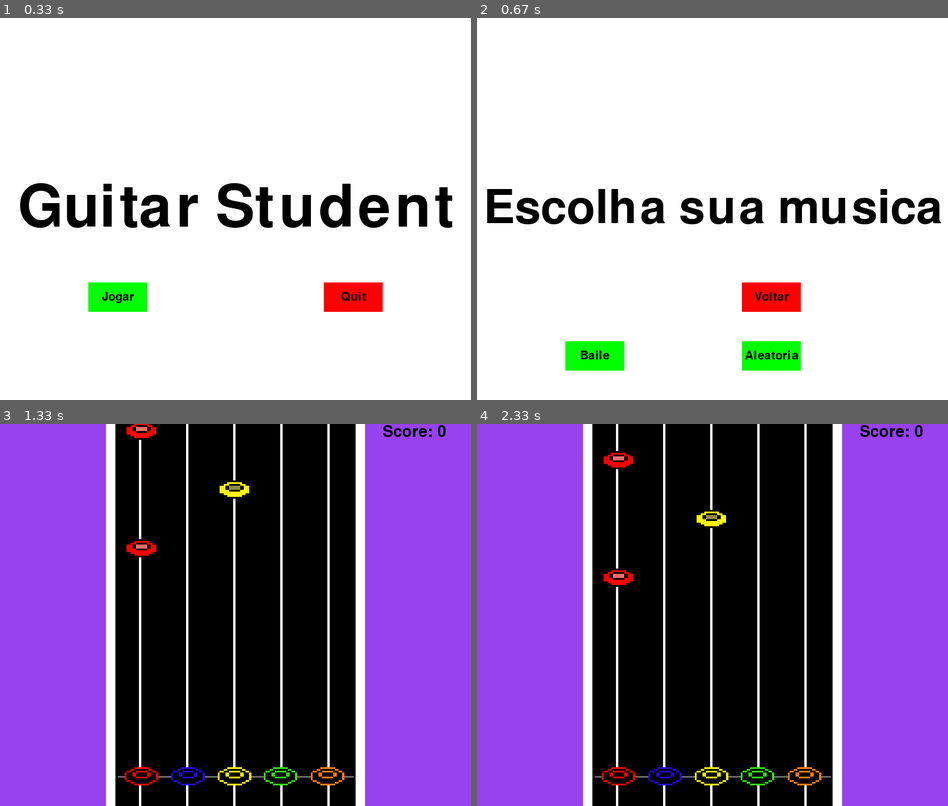
Above: before the commit, frames 1-4 (two rows, left to right).
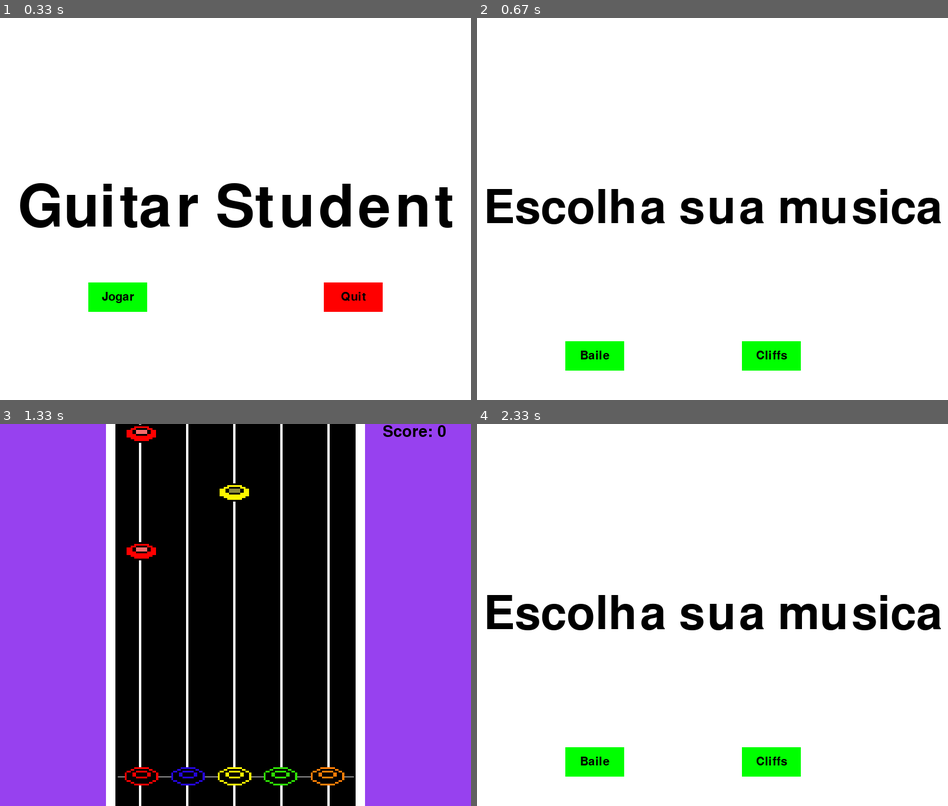
Above: after the commit, the same moments.

Repository: claraluques/projeto-dsoft
Game: pygame game, started from mods_do_pedrao.py
The game is run twice, just before and just after one commit, with the same random seed, the same clock (stepped at 60 frames per second) and the same inputs.
Inputs (mouse positions are in pixels of both pictures, inside the frame that each line leads up to):
- Up to frame 1 (0.33 s): no input
- Up to frame 2 (0.67 s): click "Jogar" at 0.38 s
- Up to frame 3 (1.33 s): press the mouse at (292, 760) at 0.7 s; move the mouse to (292, 706) at 0.8 s; release the mouse at (292, 649) at 0.93 s; hold Q from 1 s (still down); hold Up from 1 s (still down); move the mouse to (244, 485) at 1.03 s
- Up to frame 4 (2.33 s): release Q at 1.47 s; release Up at 1.47 s; tap Esc at 1.5 s; press the mouse at (769, 760) at 1.87 s; move the mouse to (698, 725) at 1.97 s; release the mouse at (623, 691) at 2.1 s; press the mouse at (594, 702) at 2.2 s; move the mouse to (575, 676) at 2.3 s

Frame 1 is identical in both runs. In frame 2, 1.1% of the frame differs, in the area x 56-69%, y 69-90%; in frame 3, 0.5%; in frame 4, 93%, in the area x 0-100%, y 0-100%.

Commit message:
concertei o erro do PERFECT

Diff:
--- a/classe_teclas.py
+++ b/classe_teclas.py
@@ -42,7 +42,7 @@
         d = -d
 
     status = None
-    if d < 10:
+    if d < 100:
         print('PERFECT')
         score +=3
         status = "PERFECT"
--- a/mods_do_pedrao.py
+++ b/mods_do_pedrao.py
@@ -1,39 +1,12 @@
+#import os
+#os.environ['SDL_VIDEODRIVER'] = 'windib'
 import pygame
 import classe_musicas as m
 import classe_teclas as t
 
-def process_key(y, score):
-    d1 = y - 550
-    if d1 < 0:
-        d1 = -d1
-    if d1 < 5:
-        print('PERFECT')
-        Perfect(650,100)
-#        y = random.randrange(-600,0)
-        score +=3
-        print("SCORE: {0}".format(score))
-
-    elif d1 < 15:
-        print ("VERY GOOD")
-        score += 2
-        print("SCORE: {0}".format(score))
-#        y =random.randrange(-600,0)
-    elif d1 < 25:
-        print ("GOOD")
-        score += 1
-        print("SCORE: {0}".format(score))
-#        y = random.randrange(-600,0)
-    elif d1 < 100:
-        m.erro()
-        print("MISSED")
-#   elif y > 550:
-
-    return(score)
-
 pygame.init()
 
 pygame.mixer.init(44100, -16,2,2048)
-#pygame.mixer.music.load(m.audio1())
 
 display_width = 800
 display_height = 650
@@ -48,61 +21,37 @@
 green = (0,255,0)
 bright_green = (0,200,0)
 
+FPS = 60
+
 gameDisplay = pygame.display.set_mode((display_width, display_height))
 pygame.display.set_caption(('Guitar Student!'))
+
+gameIcon = pygame.image.load('icone.png') #mudar icone
+pygame.display.set_icon(gameIcon)
+
 clock = pygame.time.Clock()
 crashed = False
 
+#movie = pygame.movie.Movie('fogoqueimando.mpeg')
+#screen = pygame.display.set_mode(movie.get_size())
+#movie_screen = pygame.Surface(movie.get_size()).convert()
+
+
+
 gerente_imagens = t.GerenciadorImagens()
+
+bg = pygame.image.load("fundofogo.png")
 
 guitarraImg = pygame.image.load('guitarra.png')
 guitarraImg = pygame.transform.scale(guitarraImg, (800,650))
 
 pause = False
 
-
-modo = 0 #0: modo normal 1: modo aleatorio
-
-#botoes = []
-#for i in range(5):
-#    filename = 'botao{0}.png'.format(i+1)
-#    botaoImg = pygame.image.load(filename)
-#    botaoImg = pygame.transform.scale(botaoImg, (100,100))
-#
-#    botoes.append(botaoImg)
+modo = -1
 
 PerfectImg = pygame.image.load('Perfect.sprite.png')
 PerfectImg = pygame.transform.scale(PerfectImg, (100,100))
 
-#bot1Img = pygame.image.load('botao1.png')
-#bot1Img = pygame.transform.scale(bot1Img, (100,100))
-#
-#bot2Img = pygame.image.load('botao2.png')
-#bot2Img = pygame.transform.scale(bot2Img, (100,100))
-#
-#bot3Img = pygame.image.load('botao3.png')
-#bot3Img = pygame.transform.scale(bot3Img, (100,100))
-#
-#bot4Img = pygame.image.load('botao4.png')
-#bot4Img = pygame.transform.scale(bot4Img, (100,100))
-#
-#bot5Img = pygame.image.load('botao5.png')
-#bot5Img = pygame.transform.scale(bot5Img, (100,100))
-#
-#def bot1(x, y1):
-#    gameDisplay.blit(bot1Img,(x,y1))
-#
-#def bot2(x, y2):
-#    gameDisplay.blit(bot2Img,( x+79 , y2))
-#
-#def bot3(x, y3):
-#    gameDisplay.blit(bot3Img,(x+158 , y3))
-#
-#def bot4(x, y4):
-#    gameDisplay.blit(bot4Img,(x+236 , y4))
-#
-#def bot5(x, y5):
-#    gameDisplay.blit(bot5Img,(x+316 , y5))
 def bot(x,y,Img):
     botImg = pygame.image.load(Img)
     botImg = pygame.transform.scale(botImg, (100,100))
@@ -113,15 +62,12 @@
     text = font.render("Score: "+str(count), True, black)
     gameDisplay.blit(text,(650,0))
 
-
 def Perfect(x, y):
     gameDisplay.blit(PerfectImg ,(650, 200))
-
 
 def text_objects(text, font):
     textSurface = font.render(text, True, black)
     return textSurface, textSurface.get_rect()
-
 
 def button(msg,x,y,w,h,ic,ac,action):
     mouse = pygame.mouse.get_pos()
@@ -140,12 +86,27 @@
     textRect.center = ( (x+(w/2)), (y+(h/2)) )
     gameDisplay.blit(textSurf, textRect)
 
+def imagebutton(x,y,w,h,imagem1,imagem2,action):
+    mouse = pygame.mouse.get_pos()
+    click = pygame.mouse.get_pressed()
+
+    if x+w > mouse[0] > x and y+h > mouse[1] > y:
+        Imgbotao = pygame.image.load(imagem1)
+        Imgbotao = pygame.transform.scale(Imgbotao, (w,h))
+        gameDisplay.blit(Imgbotao,(x , y))
+
+        if click[0] == 1 and action != None:
+           action()
+    else:
+       Img2botao = pygame.image.load(imagem2)
+       Img2botao = pygame.transform.scale(Img2botao, (w,h))
+       gameDisplay.blit(Img2botao,(x , y))
+
+
 def sair_jogo():
-    global intro, escolha,Menu
+    global intro, escolha
     escolha = "Sair"
     intro = False
-    Menu = False
-
 
 def sair_jogo2():
     pygame.quit()
@@ -167,9 +128,12 @@
     loop_jogo()
 
 def game_intro():
-    global intro,Menu
+    global intro, Menu, FPS, movie, movie_screen, screen
 
     intro = True
+#    movie.set_display(movie_screen)
+#    movie.play()
+
 
     pygame.mixer.music.load('musicaintro.mp3')
     pygame.mixer.music.play(0)
@@ -179,24 +143,31 @@
         for event in pygame.event.get():
 
             if event.type == pygame.QUIT:
-                pygame.quit()
+#                movie.stop()
+#                pygame.quit()
                 quit()
 
 
 
+
+
+#        screen.blit(movie_screen,(0,0))
         gameDisplay.fill(white)
+#        gameDisplay.blit(bg, (0, 0))
         largeText = pygame.font.Font('freesansbold.ttf',100)
+
         TextSurf, TextRect = text_objects("Guitar Student", largeText)
         TextRect.center = ((display_width/2),(display_height/2))
         gameDisplay.blit(TextSurf, TextRect)
 
-#        button("GO!",150,450,100,50,green,bright_green,loop_jogo)
-        button("Quit",550,450,100,50,red,bright_red,sair_jogo)
+
+        button("Quit",550,450,100,50,red,bright_red,sair_jogo2)
         button("Jogar",150,450,100,50,green,bright_green,Menu_musica)
 
+
+
         pygame.display.update()
-        clock.tick(15)
-
+        clock.tick(FPS)
 
 
 
@@ -212,6 +183,8 @@
             if event.type == pygame.QUIT:
                 pygame.quit()
                 quit()
+
+
 
         gameDisplay.fill(white)
         largeText = pygame.font.Font('freesansbold.ttf',100)
@@ -220,14 +193,14 @@
         gameDisplay.blit(TextSurf, TextRect)
         pygame.mixer.music.pause()
 
-        button("Continue",150,450,100,50,green,bright_green,unpause)
-        button("Menu",350,450,100,50,blue,bright_blue,game_intro)
+        button("Continuar",150,450,100,50,green,bright_green,unpause)
+#        button("Menu",350,450,100,50,blue,bright_blue,game_intro)
+        imagebutton(350,450,200,100,'menu1.png','menu2.png', game_intro)
+
         button("Quit",550,450,100,50,red,bright_red,sair_jogo2)
 
         pygame.display.update()
         clock.tick(15)
-
-
 
 def Menu_musica():
     global Menu,escolha
@@ -249,10 +222,8 @@
         TextRect.center = ((display_width/2),(display_height/2))
         gameDisplay.blit(TextSurf, TextRect)
 
-#        button("GO!",150,450,100,50,green,bright_green,loop_jogo)
-        button("Voltar",450,450,100,50,red,bright_red,game_intro)
         button("Baile",150,550,100,50,green,bright_green,escolha_modo1)
-        button("Aleatoria",450,550,100,50,green,bright_green,escolha_modo3)
+        button("Cliffs",450,550,100,50,green,bright_green,escolha_modo3)
 
 
         pygame.display.update()
@@ -262,8 +233,6 @@
         loop_jogo2()
     elif escolha == "Sair":
         sair_jogo2()
-
-
 
 
 def loop_jogo():
@@ -275,34 +244,24 @@
 def loop_jogo2():
     ganhou = False
 
-    musica1 = m.musica(modo)
-    listay1 = musica1[0]
-    listay2 = musica1[1]
-    listay3 = musica1[2]
-    listay4 = musica1[3]
-    listay5 = musica1[4]
-
-
-    x = (190)
-
-    #y1 =random.randrange(-600,0)
-    #y2 =random.randrange(-600,0)
-    #y3 =random.randrange(-600,0)
-    #y4 =random.randrange(-600,0)
-    #y5 =random.randrange(-600,0)
+    musica = m.musica(modo)
+    listay1 = musica[0]
+    listay2 = musica[1]
+    listay3 = musica[2]
+    listay4 = musica[3]
+    listay5 = musica[4]
+
+    x = 190
+
+    count_perfect = -1
 
     y_change = 5
 
-    #xacerto1 = display_height*0.8
-    #xacerto2 = display_height
-
     score = 0
 
     frames= 0
 
     crashed = False
-
-#    videointro.stop()
 
     while not crashed:
         global pause
@@ -310,11 +269,11 @@
         gameDisplay.fill(purple)
         gameDisplay.blit(guitarraImg, (0, 0))
         pygame.draw.line(gameDisplay, white ,[200,600], [600,600], 1)
-        bot1 = bot(x,543,'buraco1.png')
-        bot2 = bot(x+79,543,'buraco2.png')
-        bot3 = bot(x+158,543,'buraco3.png')
-        bot4 = bot(x+236,543,'buraco4.png')
-        bot5 = bot(x+316,543,'buraco5.png')
+        bot(x,543,'buraco1.png')
+        bot(x+79,543,'buraco2.png')
+        bot(x+158,543,'buraco3.png')
+        bot(x+236,543,'buraco4.png')
+        bot(x+316,543,'buraco5.png')
 
         Score(score)
 
@@ -327,7 +286,6 @@
             if y1 < miny:
                 miny = y1
 
-
         for i in range (len(listay2)):
             y2 = listay2[i]
             gerente_imagens.tecla2(x, y2, gameDisplay)
@@ -357,14 +315,13 @@
                 miny = y5
 
         if miny >= display_height:
-            musica1 = m.musica(modo)
-            listay1 = musica1[0]
-            listay2 = musica1[1]
-            listay3 = musica1[2]
-            listay4 = musica1[3]
-            listay5 = musica1[4]
-
-
+            musica = m.musica(modo)
+            listay1 = musica[0]
+            listay2 = musica[1]
+            listay3 = musica[2]
+            listay4 = musica[3]
+            listay5 = musica[4]
+        status = None
         for event in pygame.event.get():
             if event.type == pygame.QUIT:
                 crashed = True
@@ -373,27 +330,28 @@
                 if event.key == pygame.K_q:
                     for i in range (len(listay1)):
                         y1 = listay1[i]
-                        score = process_key(y1, score)
+                        score,status = t.process_key1(y1, score)
 
                 elif event.key == pygame.K_w:
                     for i in range (len(listay2)):
                         y2 = listay2[i]
-                        score = process_key(y2, score)
+                        score,status = t.process_key2(y2, score)
 
                 elif event.key == pygame.K_e:
                     for i in range (len(listay3)):
                         y3 = listay3[i]
-                        score = process_key(y3, score)
+                        score,status = t.process_key3(y3, score)
 
                 elif event.key == pygame.K_r:
                     for i in range (len(listay4)):
                         y4 = listay4[i]
-                        score = process_key(y4, score)
+                        score,status = t.process_key4(y4, score)
 
                 elif event.key == pygame.K_t:
                     for i in range (len(listay5)):
                         y5 = listay5[i]
-                        score = process_key(y5, score)
+                        score,status = t.process_key5(y5, score)
+
                 elif event.key == pygame.K_ESCAPE:
                     pause = True
                     paused()
@@ -401,36 +359,23 @@
             if event.type == pygame.KEYUP:
                 if event.key == pygame.K_DOWN or event.key == pygame.K_UP:
                     y_change = 0
-
-    #    bot1(x, y1)
-    #    bot2(x, y2)
-    #    bot3(x, y3)
-    #    bot4(x, y4)
-    #    bot5(x, y5)
-
-    #    if y1 > display_height:
-    #        y1 = random.randrange(-200,0)
-    #
-    #    if y2 > display_height:
-    #        y2 = random.randrange(-100,0)
-    #
-    #    if y3 > display_height:
-    #        y3 = random.randrange(-400,0)
-    #
-    #    if y4 > display_height:
-    #        y4 = random.randrange(-250,0)
-    #
-    #    if y5 > display_height:
-    #        y5 = random.randrange(-300,0)
-
 
         if score == 100:
             ganhou = True
         if ganhou == True:
             crashed = True
 
+        if status == "PERFECT":
+            count_perfect = 0
+
+        if count_perfect >= 0:
+            print("funcionou")
+            count_perfect += 1
+            if count_perfect > 100:
+                count_perfect = -1
+
         pygame.display.update()
-        clock.tick(60)
+        clock.tick(FPS)
         frames += 1
 
 game_intro()
--- a/pygame tutorial.py
+++ b/pygame tutorial.py
@@ -163,7 +163,7 @@
 
         #button("Quit",550,450,100,50,red,bright_red,sair_jogo)
 #        button("Quit",550,450,100,50,red,bright_red,sair_jogo)
-        imagebutton(500,450,200,100,'sair2.png','sair1.png',sair_jogo)
+        imagebutton(500,450,200,100,'sair2.png','sair1.png',sair_jogo2)
         imagebutton(100,450,200,100,'jogar2.png','jogar1.png',Menu_musica)
 #        button("Jogar",150,450,100,50,green,bright_green,Menu_musica)
 
@@ -202,7 +202,7 @@
         imagebutton(350,450,200,100,'menu1.png','menu2.png', game_intro)
 
 #        button("Quit",550,450,100,50,red,bright_red,sair_jogo2)
-        imagebutton(500,450,200,100,'sair2.png','sair1.png',sair_jogo)
+        imagebutton(500,450,200,100,'sair2.png','sair1.png',sair_jogo2)
 
         pygame.display.update()
         clock.tick(15)
@@ -343,26 +343,36 @@
                     for i in range (len(listay1)):
                         y1 = listay1[i]
                         score,status = t.process_key1(y1, score)
+                        if status != None:
+                            break
 
                 elif event.key == pygame.K_w:
                     for i in range (len(listay2)):
                         y2 = listay2[i]
                         score,status = t.process_key2(y2, score)
+                        if status != None:
+                            break
 
                 elif event.key == pygame.K_e:
                     for i in range (len(listay3)):
                         y3 = listay3[i]
                         score,status = t.process_key3(y3, score)
+                        if status != None:
+                            break
 
                 elif event.key == pygame.K_r:
                     for i in range (len(listay4)):
                         y4 = listay4[i]
                         score,status = t.process_key4(y4, score)
+                        if status != None:
+                            break
 
                 elif event.key == pygame.K_t:
                     for i in range (len(listay5)):
                         y5 = listay5[i]
                         score,status = t.process_key5(y5, score)
+                        if status != None:
+                            break
 
                 elif event.key == pygame.K_ESCAPE:
                     pause = True
@@ -384,7 +394,9 @@
             print("funcionou")
             count_perfect += 1
             if count_perfect > 100:
+                print("parei")
                 count_perfect = -1
+
         pygame.display.update()
         clock.tick(FPS)
         frames += 1
